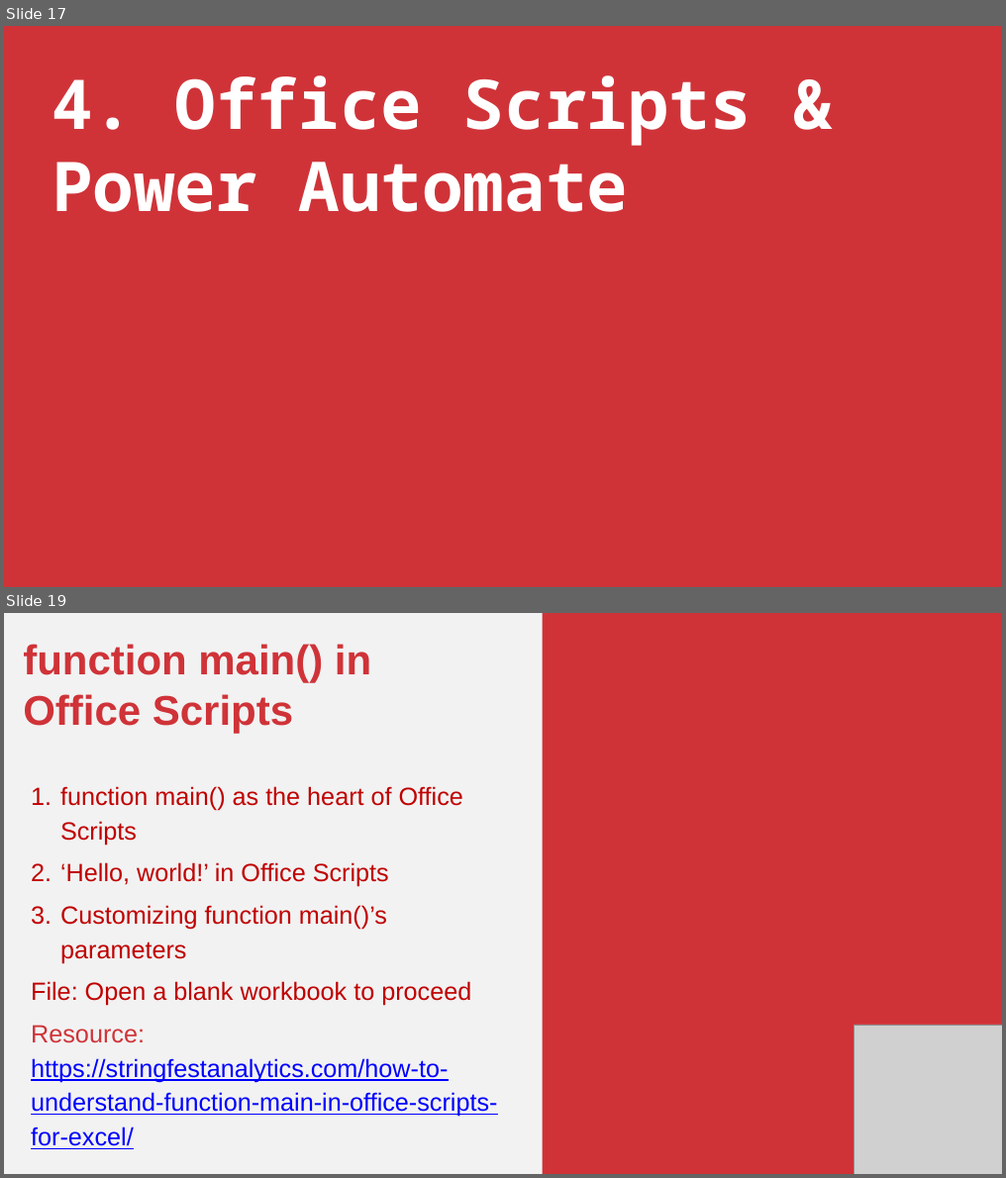
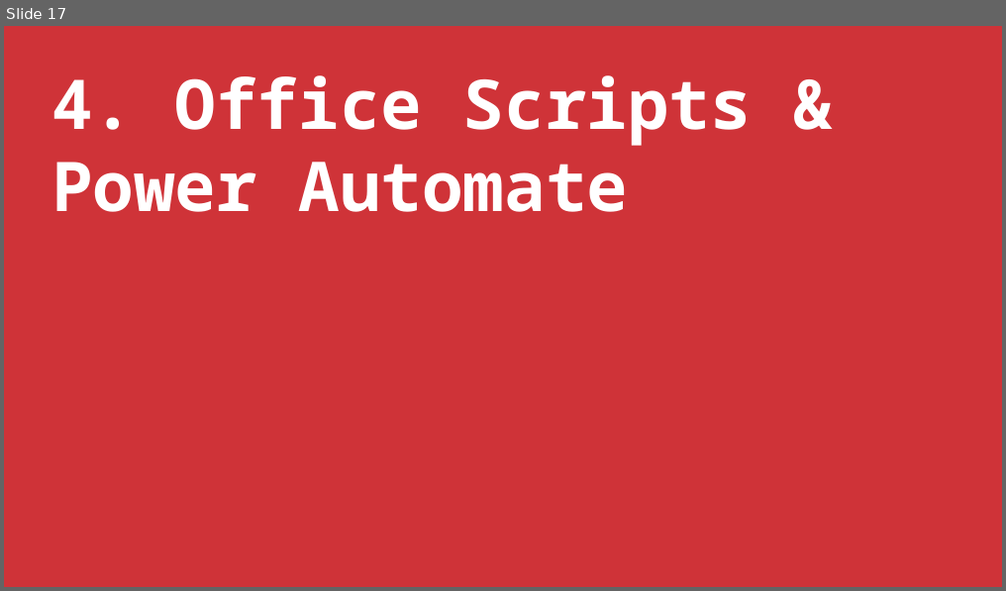
Before and after one commit to stringfestdata/office-scripts-for-excel-masterclass, a slide deck: office-scripts-for-excel-masterclass.pptx. Shown one above the other, each under a label of ours: slides 17 and 19 before the commit, slide 17 after it; the slides between them are not shown. The pictures are 1006x1178 and 1006x591 pixels, drawn with LibreOffice and Linux fonts; fonts in the diff are those of the drawing; grey boxes stand for pictures. Boxes give left, top, right and bottom in pixels: in the first picture for what was removed or moved away, otherwise in the second. Text is boxed around its words. In the diff, an @@ line names an element or a change of style, - is before the commit and + after.

```diff
--- a/office-scripts-for-excel-masterclass.pptx
+++ b/office-scripts-for-excel-masterclass.pptx
@@ slide 19 removed at (x1=4, y1=613, x2=1002, y2=1174), background #F2F2F2 @@
@@ rectangle removed at (x1=542, y1=613, x2=1002, y2=1174) @@
@@ text removed at (x1=23, y1=644, x2=497, y2=1117) @@
-function main() in Office Scripts
-1. function main() as the heart of Office Scripts
-2. ‘Hello, world!’ in Office Scripts
-3. Customizing function main()’s parameters
-File: Open a blank workbook to proceed
-Resource: https://stringfestanalytics.com/how-to-understand-function-main-in-office-scripts-for-excel/
@@ picture removed at (x1=854, y1=1025, x2=1002, y2=1174) @@
```
Also in this commit, not shown: 3 slides changed, 1 slide added, 1 other slide removed, 23 other files.
